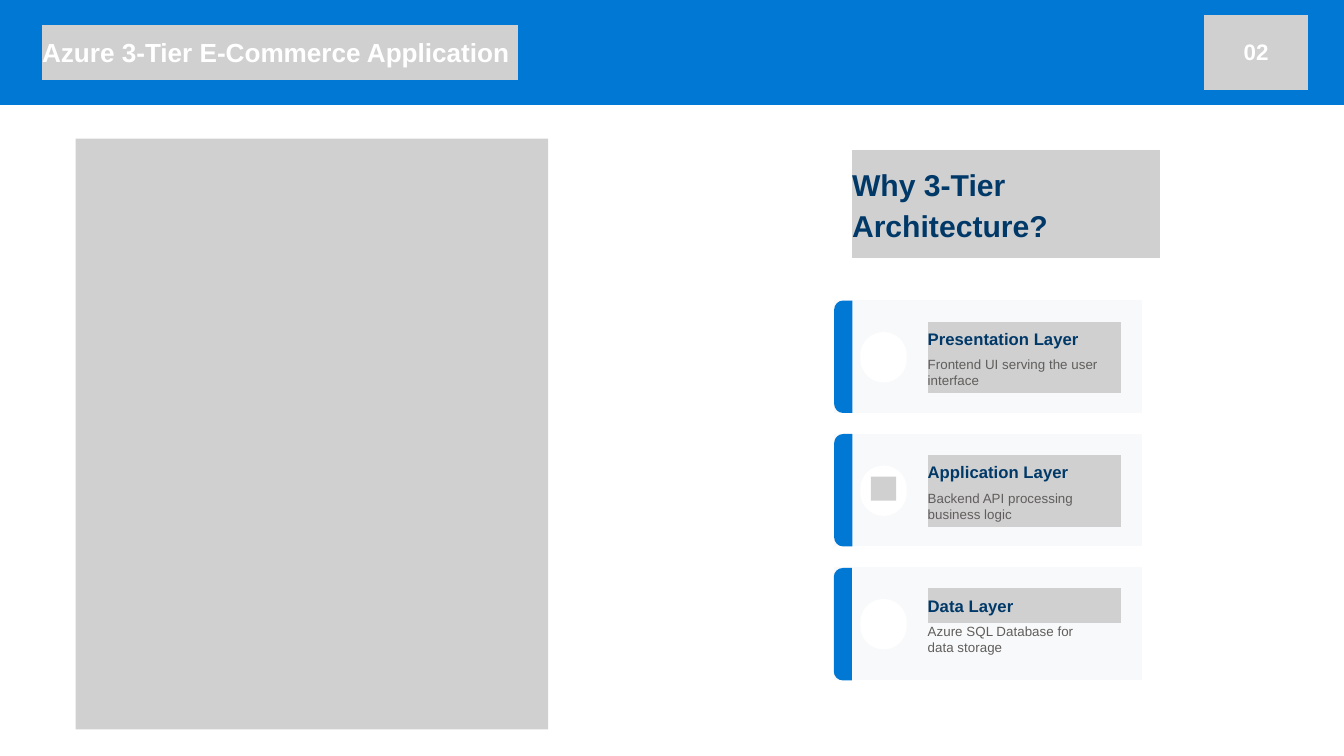
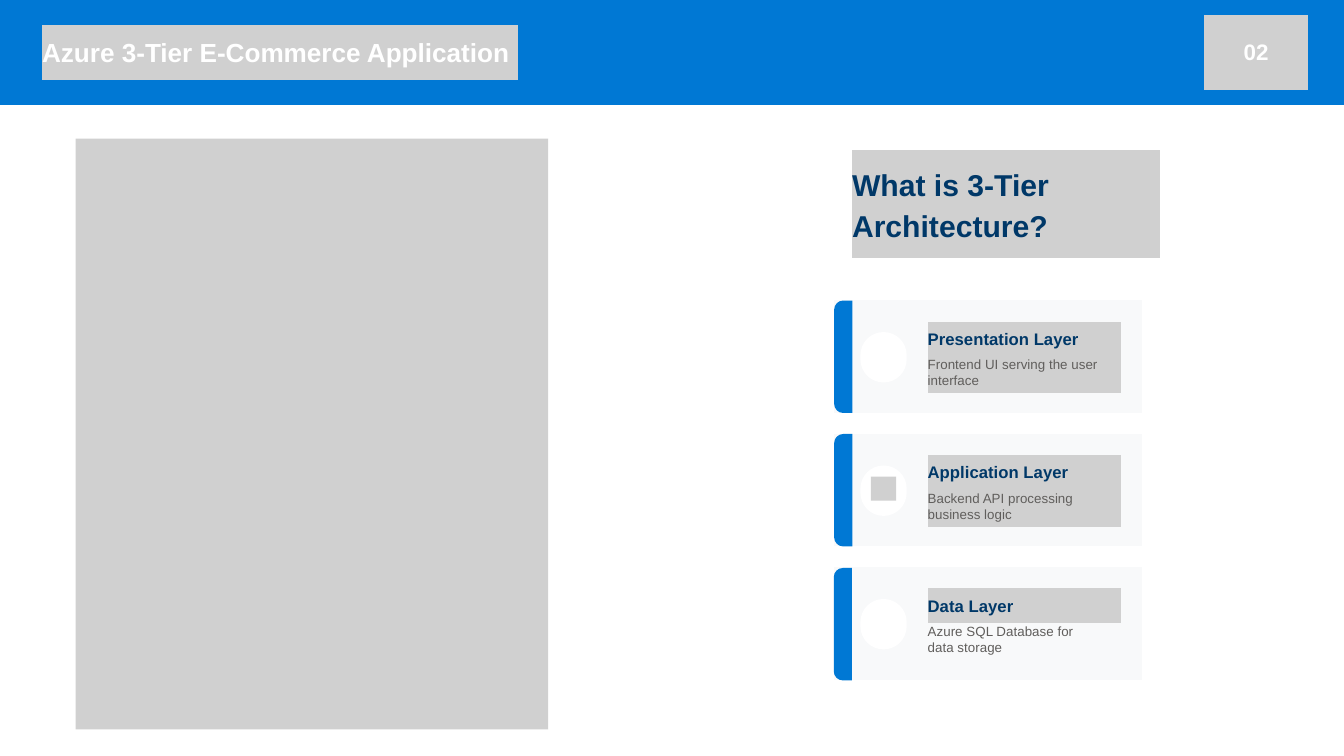
Before and after one commit to knn0508/team-5-project-1, a slide deck: slide 2 of Team-5-project-1/Project-1-Team-5.pptx. Drawn at 1344x756 pixels with LibreOffice and Linux fonts; fonts in the diff are those of the drawing; grey boxes stand for pictures; background and template pictures are left out. Boxes give left, top, right and bottom in pixels: in the first picture for what was removed or moved away, otherwise in the second. Text is boxed around its words. In the diff, an @@ line names an element or a change of style, - is before the commit and + after.

```diff
--- a/Team-5-project-1/Project-1-Team-5.pptx
+++ b/Team-5-project-1/Project-1-Team-5.pptx
@@ text at [852, 174, 1048, 238]: text changed @@
-Why 3-Tier Architecture?
+What is 3-Tier Architecture?
```
Also in this commit, not shown: 3 other slides changed, 8 slides added, 1 other file.
